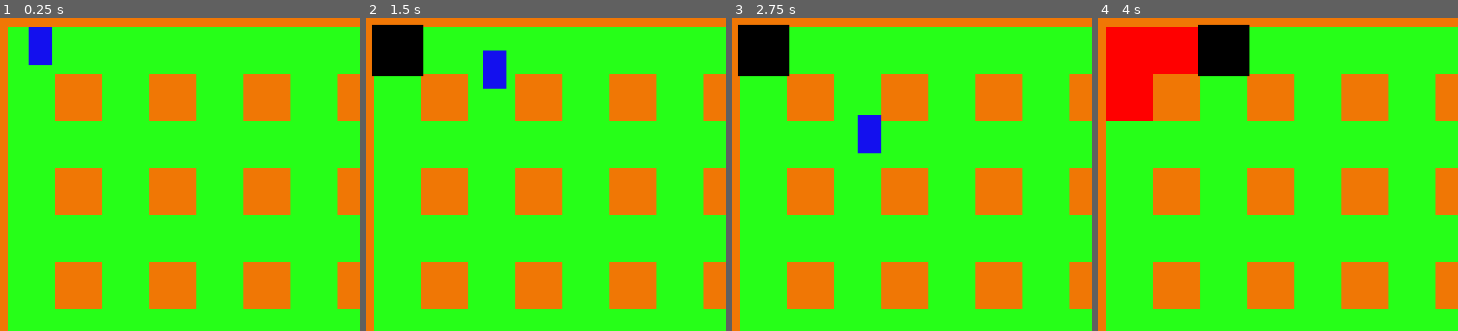
Above: before the commit, frames 1-4 (left to right).
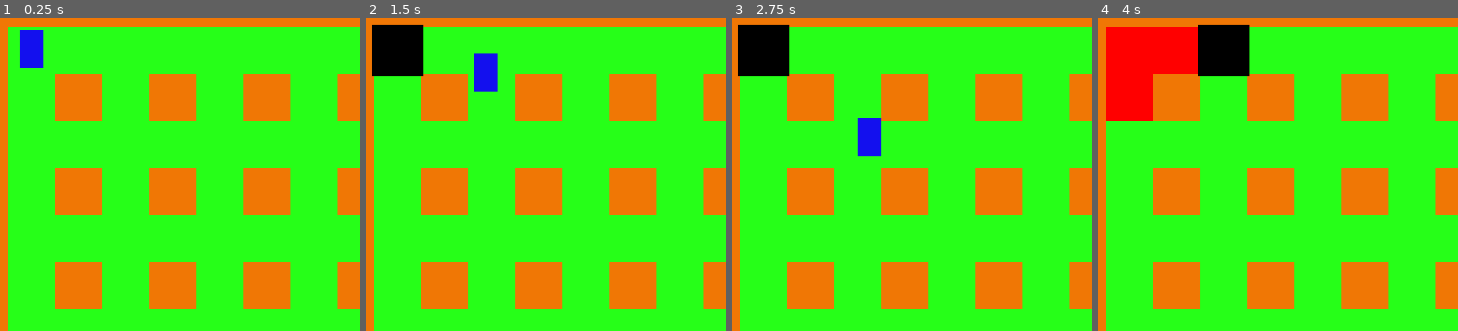
Above: after the commit, the same moments.

Repository: adrianofelix019/bomberman-clone
Game: Godot game, scene res://scenes/main_game.tscn
Two runs of this game, one before a commit and one after it. Both use one fixed random seed, a clock stepped at 60 frames per second and the inputs below.
Inputs:
- Up to frame 1 (0.25 s): no input
- Up to frame 2 (1.5 s): tap Enter at 0.5 s; hold Right (ui_right) 0.53-1.28 s; hold K (place_bomb) 0.53-1.28 s; hold Down (ui_down) from 1.28 s (still down); tap K (place_bomb) at 1.35 s
- Up to frame 3 (2.75 s): release Down (ui_down) at 2.03 s; hold Right (ui_right) from 2.03 s (still down); hold K (place_bomb) from 2.03 s (still down)
- Up to frame 4 (4 s): tap Space at 2.75 s; release Right (ui_right) at 2.78 s; release K (place_bomb) at 2.78 s; hold Up (ui_up) 2.78-3.53 s; tap K (place_bomb) at 2.85 s; hold Left (ui_left) from 3.53 s (still down); hold K (place_bomb) from 3.53 s (still down)
The pictures show only the part of the screen within x 0-50%, y 0-50%; the shares and areas given below are measured in that part.

The runs differ from the first frame. In frame 1, 0.7% of the frame differs, in the area x 5-15%, y 2-16%; in frame 2, 0.8%, in the area x 30-40%, y 10-24%; in frame 3, 0.2%; in frame 4, nothing differs.

Commit message:
block player moves towards a bomb

Diff:
--- a/scenes/bomber_guy.tscn
+++ b/scenes/bomber_guy.tscn
@@ -1,6 +1,6 @@
 [gd_scene format=3 uid="uid://dwgkcn1q65034"]
 
-[ext_resource type="Script" uid="uid://b51lccwe4f245" path="res://scripts/character_body_2d.gd" id="1_6id5c"]
+[ext_resource type="Script" uid="uid://b51lccwe4f245" path="res://scripts/bomber_guy.gd" id="1_6id5c"]
 [ext_resource type="Texture2D" uid="uid://cn3sto06ti3at" path="res://assets/temp/char.png" id="2_8tdku"]
 
 [sub_resource type="RectangleShape2D" id="RectangleShape2D_ec6vt"]
@@ -17,3 +17,5 @@
 [node name="CollisionShape2D" type="CollisionShape2D" parent="." unique_id=1432681212]
 position = Vector2(0, -0.5)
 shape = SubResource("RectangleShape2D_ec6vt")
+
+[connection signal="player_moved" from="." to="." method="_on_player_moved"]
--- a/scenes/main_game.tscn
+++ b/scenes/main_game.tscn
@@ -1,6 +1,5 @@
 [gd_scene format=4 uid="uid://c06547vlhly7c"]
 
-[ext_resource type="PackedScene" uid="uid://dwgkcn1q65034" path="res://scenes/bomber_guy.tscn" id="1_d2op2"]
 [ext_resource type="Script" uid="uid://cgybyj7pnfsl6" path="res://scripts/main_game.gd" id="1_ipu61"]
 [ext_resource type="Texture2D" uid="uid://dalu2ce7c7dt6" path="res://assets/temp/background.png" id="1_s3esy"]
 [ext_resource type="Texture2D" uid="uid://dgvhl16klutwr" path="res://assets/temp/walls.png" id="2_0rdsr"]
@@ -37,6 +36,3 @@
 [node name="TileMapLayer" type="TileMapLayer" parent="." unique_id=1231121909]
 tile_map_data = PackedByteArray("AAAAAAAAAQAAAAAAAAABAAAAAQAAAAAAAAACAAAAAQAAAAAAAAADAAAAAQAAAAAAAAAEAAAAAQAAAAAAAAAFAA …(4000 unchanged characters)…
 tile_set = SubResource("TileSet_ec6vt")
-
-[node name="BomberGuy" parent="." unique_id=421491110 instance=ExtResource("1_d2op2")]
-position = Vector2(27, 23)
--- a/scripts/bomb.gd
+++ b/scripts/bomb.gd
@@ -11,4 +11,5 @@
 
 func _on_timer_timeout() -> void:
 	explode()
+	$"../BomberGuy".bombs_coords.pop_front()
 	queue_free()
--- /dev/null
+++ b/scripts/bomber_guy.gd
@@ -0,0 +1,163 @@
+extends CharacterBody2D
+
+
+signal player_moved
+
+
+const SPEED := 40.0
+const PLAYER_HALF_WIDTH := 4.0
+const PLAYER_HALF_HEIGHT := 6.5
+
+
+@onready var tile_map: TileMapLayer = $"../TileMapLayer"
+
+
+var bomb_scene := preload("res://scenes/bomb.tscn")
+
+var current_player_cell: Vector2i
+var bombs_coords: Array[Vector2i] = []
+
+
+func _ready() -> void:
+	current_player_cell = get_player_cell()
+
+
+func _physics_process(delta: float) -> void:
+	move(delta)
+
+
+func move(delta: float) -> void:
+	var direction := Input.get_vector(
+		"ui_left",
+		"ui_right",
+		"ui_up",
+		"ui_down"
+	)
+
+	velocity = direction * SPEED
+
+	handle_bomb_collision(direction, delta)
+	move_and_slide()
+	update_player_cell()
+
+
+func update_player_cell() -> void:
+	var new_player_cell := get_player_cell()
+
+	if new_player_cell == current_player_cell:
+		return
+
+	current_player_cell = new_player_cell
+	player_moved.emit()
+
+
+func get_player_cell() -> Vector2i:
+	var tile_map_position := tile_map.to_local(global_position)
+
+	return tile_map.local_to_map(tile_map_position)
+
+
+func handle_bomb_collision(direction: Vector2, delta: float) -> void:
+	if direction == Vector2.ZERO:
+		return
+
+	var blocked_x := false
+	var blocked_y := false
+
+	if direction.x != 0:
+		var target_x := current_player_cell
+
+		if direction.x > 0:
+			target_x.x += 1
+		else:
+			target_x.x -= 1
+
+		blocked_x = is_cell_blocked(target_x)
+
+	if direction.y != 0:
+		var target_y := current_player_cell
+
+		if direction.y > 0:
+			target_y.y += 1
+		else:
+			target_y.y -= 1
+
+		blocked_y = is_cell_blocked(target_y)
+
+	var next_position := global_position + velocity * delta
+
+	if blocked_x:
+		if direction.x > 0:
+			var limit := get_cell_right_edge() - PLAYER_HALF_WIDTH
+
+			if next_position.x > limit:
+				velocity.x = (limit - global_position.x) / delta
+		elif direction.x < 0:
+			var limit := get_cell_left_edge() + PLAYER_HALF_WIDTH
+
+			if next_position.x < limit:
+				velocity.x = (limit - global_position.x) / delta
+
+	if blocked_y:
+		if direction.y > 0:
+			var limit := get_cell_bottom_edge() - PLAYER_HALF_HEIGHT
+
+			if next_position.y > limit:
+				velocity.y = (limit - global_position.y) / delta
+		elif direction.y < 0:
+			var limit := get_cell_top_edge() + PLAYER_HALF_HEIGHT
+
+			if next_position.y < limit:
+				velocity.y = (limit - global_position.y) / delta
+
+
+func is_cell_blocked(cell: Vector2i) -> bool:
+	return cell in bombs_coords
+
+
+func place_bomb() -> void:
+	var bomb_cell := get_player_cell()
+
+	if count_bombs() >= 1:
+		return
+
+	var bomb := bomb_scene.instantiate()
+
+	bomb.global_position = tile_map.to_global(
+		tile_map.map_to_local(bomb_cell)
+	)
+
+	bombs_coords.append(bomb_cell)
+
+	get_parent().add_child(bomb)
+
+
+func count_bombs() -> int:
+	return get_tree().get_nodes_in_group("bombs").size()
+
+
+func _input(event: InputEvent) -> void:
+	if event.is_action_pressed("place_bomb"):
+		place_bomb()
+
+
+func get_current_cell_center() -> Vector2:
+	return tile_map.to_global(
+		tile_map.map_to_local(current_player_cell)
+	)
+
+
+func get_cell_right_edge() -> float:
+	return get_current_cell_center().x + 8
+
+
+func get_cell_left_edge() -> float:
+	return get_current_cell_center().x - 8
+
+
+func get_cell_top_edge() -> float:
+	return get_current_cell_center().y - 8
+
+
+func get_cell_bottom_edge() -> float:
+	return get_current_cell_center().y + 8
--- a/scripts/character_body_2d.gd
+++ /dev/null
@@ -1,35 +0,0 @@
-extends CharacterBody2D
-
-
-const SPEED := Vector2(40, 40)
-var bomb_tscn = preload("res://scenes/bomb.tscn")
-var boombs_coords: Array[Vector2] = []
-
-
-func _physics_process(_delta: float) -> void:
-	var direction := Input.get_vector(
-		"ui_left",
-		"ui_right",
-		"ui_up",
-		"ui_down"
-	)
-	velocity = direction * SPEED
-	move_and_slide()
-
-
-func _input(_event: InputEvent) -> void:
-	place_bomb()
-
-
-func place_bomb() -> void:
-	var boomb_coords = $"../TileMapLayer".local_to_map(position)
-
-	if Input.is_action_just_pressed("place_bomb") and not count_boombs() > 0:
-		boombs_coords.append(boomb_coords)
-		var bomb := bomb_tscn.instantiate()
-		bomb.global_position = $"../TileMapLayer".map_to_local(boomb_coords)
-		get_parent().add_child(bomb)
-
-
-func count_boombs() -> int:
-	return get_tree().get_nodes_in_group("bombs").size()
--- a/scripts/explosion.gd
+++ b/scripts/explosion.gd
@@ -4,9 +4,11 @@
 const RANGE := 2
 const EXPLOSION_SCENE = preload("res://scenes/explosion.tscn")
 
+@onready var tile_map: TileMapLayer = $"../TileMapLayer"
+
 
 func expand() -> void:
-	var origin = $"../TileMapLayer".local_to_map(position)
+	var origin = tile_map.local_to_map(position)
 	var directions = [
 		Vector2i.UP,
 		Vector2i.DOWN,
@@ -27,16 +29,17 @@
 
 
 func is_cell_blocked(cell: Vector2i) -> bool:
-	var source_id = $"../TileMapLayer".get_cell_source_id(cell)
+	var source_id = tile_map.get_cell_source_id(cell)
 	return source_id != 0
 
 
 func create_explosion_at(cell: Vector2i) -> void:
-	var new_explosion_position = $"../TileMapLayer".map_to_local(cell)
+	var new_explosion_position = tile_map.map_to_local(cell)
 	var new_explosion = EXPLOSION_SCENE.instantiate()
 	new_explosion.position = new_explosion_position
 	get_parent().add_child(new_explosion)
 
 
 func _on_timer_timeout() -> void:
+	$"../BomberGuy".bombs_coords.pop_front()
 	queue_free()
--- a/scripts/main_game.gd
+++ b/scripts/main_game.gd
@@ -1 +1,21 @@
 extends Node2D
+
+
+@onready var tile_map: TileMapLayer = $TileMapLayer
+var bomber_guy_scene := preload("res://scenes/bomber_guy.tscn")
+
+
+func _ready() -> void:
+	spawn_bomber_guy()
+
+
+func spawn_bomber_guy() -> void:
+	var bomber_guy := bomber_guy_scene.instantiate()
+
+	var first_cell := Vector2i(1, 1)
+
+	bomber_guy.global_position = tile_map.to_global(
+		tile_map.map_to_local(first_cell)
+	)
+
+	add_child(bomber_guy)
Renamed: scripts/character_body_2d.gd.uid -> scripts/bomber_guy.gd.uid
